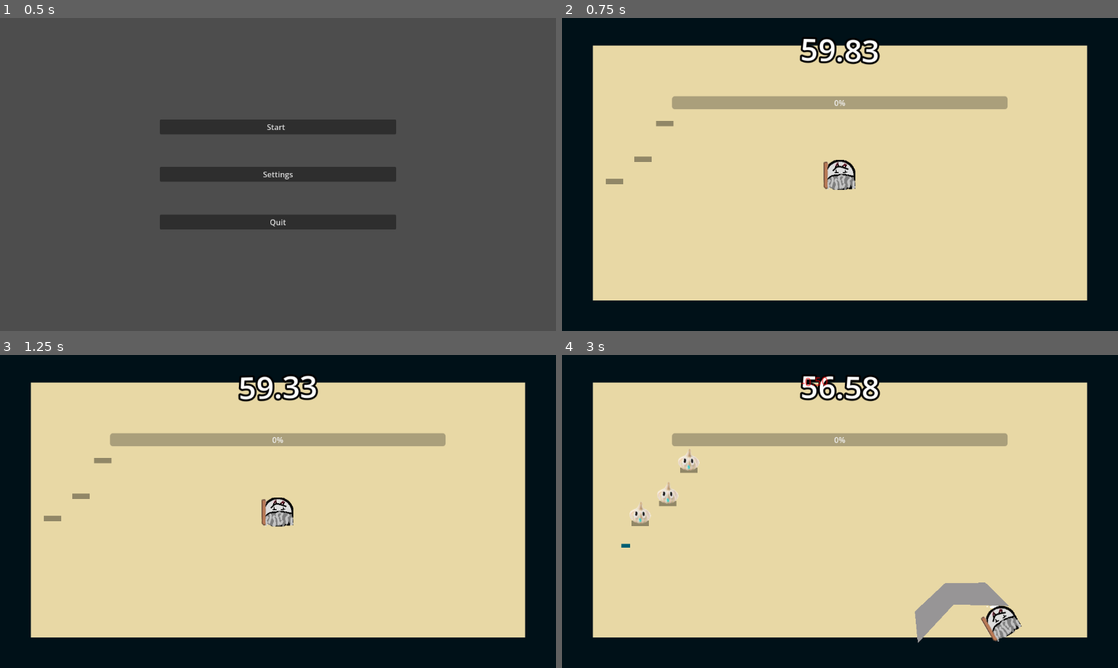
Above: before the commit, frames 1-4 (two rows, left to right).
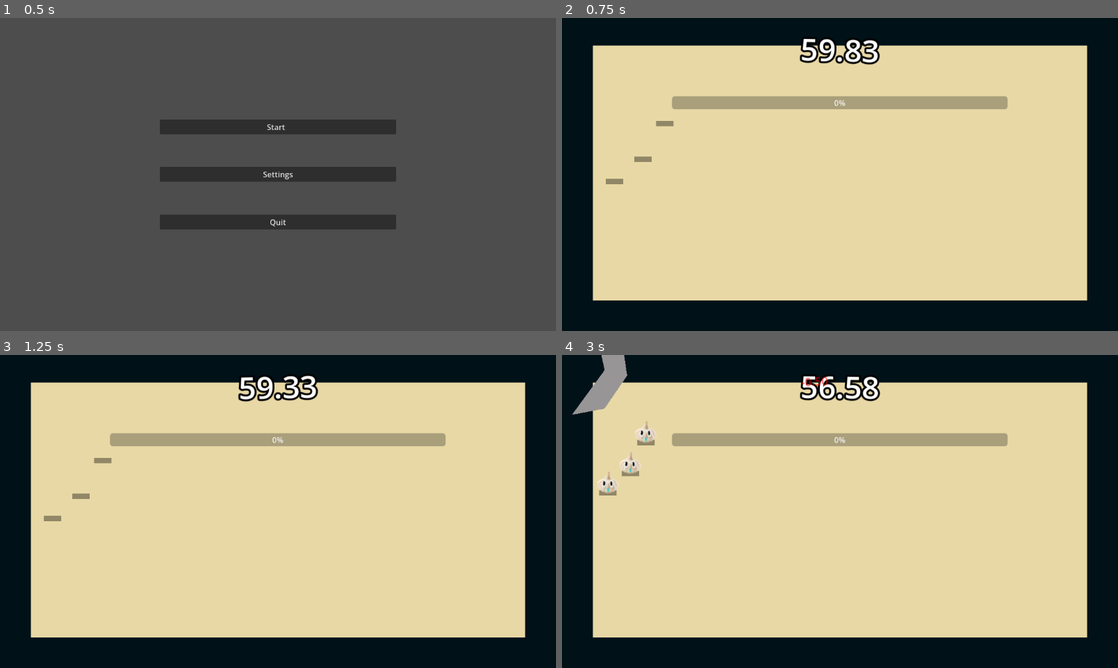
Above: after the commit, the same moments.

Repository: Av1zi/GMTK26
Game: Godot game, scene res://Scenes/main_menu.tscn
Two runs of this game, one before a commit and one after it. Both use one fixed random seed, a clock stepped at 60 frames per second and the inputs below. Sound files missing from this copy of the repository are replaced by a short silence.
Inputs (mouse positions are in pixels of both pictures, inside the frame that each line leads up to):
- Up to frame 1 (0.5 s): no input
- Up to frame 2 (0.75 s): click "Start" at 0.5 s
- Up to frame 3 (1.25 s): no input
- Up to frame 4 (3 s): move the mouse to (962, 495) at 1.27 s; hold D (move_right) 1.28-2.03 s; hold Right mouse button (melee) 1.28-2.03 s; click (962, 495) at 1.55 s; move the mouse to (728, 527) at 2.02 s; hold S (move_down) 2.03-2.78 s; click (728, 527) at 2.1 s; right-click (728, 527) at 2.3 s; move the mouse to (895, 442) at 2.77 s; hold D (move_right) from 2.78 s (still down); hold Right mouse button (melee) from 2.78 s (still down)

Frame 1 is identical in both runs. In frame 2, 0.5% of the frame differs, in the area x 47-53%, y 45-55%; in frame 3, 0.5%; in frame 4, 3.6%, in the area x 1-83%, y 0-92%.
Error after the commit: Attempt to call function 'setup' in base 'null instance' on a null instance. (res://Scripts/game.gd:21)

Commit message:
level up ui not functional yet

Diff:
--- /dev/null
+++ b/new-game-project/Scenes/LevelUpUI.gd
@@ -0,0 +1,59 @@
+# LevelUpUI.gd
+extends CanvasLayer
+
+@onready var option_a: Button = $Control/Panel/VBoxContainer/HSplitContainer/OptionA
+@onready var option_b: Button = $Control/Panel/VBoxContainer/HSplitContainer/OptionB
+@onready var skip_button: Button = $Control/Panel/VBoxContainer/SkipButton
+@onready var desc_a: Label = $Control/Panel/VBoxContainer/HSplitContainer2/DescA
+@onready var desc_b: Label = $Control/Panel/VBoxContainer/HSplitContainer2/DescB
+@export var upgrade_pool: Node
+
+var player: CharacterBody2D
+var current_choices: Array = []
+var pending_levelups: int = 0
+
+func _ready():
+	process_mode = Node.PROCESS_MODE_ALWAYS
+	hide()
+	option_a.pressed.connect(_on_choice.bind(0))
+	option_b.pressed.connect(_on_choice.bind(1))
+	skip_button.pressed.connect(_on_skip)
+
+func setup(p: CharacterBody2D):
+	player = p
+	player.leveled_up.connect(_on_leveled_up)
+
+func _on_leveled_up(_new_level: int):
+	pending_levelups += 1
+	if not visible:
+		show_next_choice()
+
+func show_next_choice():
+	var pool = upgrade_pool.get_pool()
+	pool.shuffle()
+	current_choices = [pool[0], pool[1]]
+
+	option_a.text = current_choices[0]["name"]
+	desc_a.text = current_choices[0]["desc"] + "\n(+%.2fs/shot cost)" % current_choices[0]["time_cost"]
+	option_b.text = current_choices[1]["name"]
+	desc_b.text = current_choices[1]["desc"] + "\n(+%.2fs/shot cost)" % current_choices[1]["time_cost"]
+
+	get_tree().paused = true
+	show()
+
+func _on_choice(index: int):
+	var choice = current_choices[index]
+	choice["apply"].call(player)
+	player.shot_timer_reduction -= choice["time_cost"]  # more negative = costs more
+	_close_and_advance()
+
+func _on_skip():
+	_close_and_advance()
+
+func _close_and_advance():
+	pending_levelups -= 1
+	if pending_levelups > 0:
+		show_next_choice()  # handle rapid double level-ups
+	else:
+		get_tree().paused = false
+		hide()
--- a/new-game-project/Scenes/game.tscn
+++ b/new-game-project/Scenes/game.tscn
@@ -1,10 +1,12 @@
 [gd_scene format=3 uid="uid://bduw5gb057ino"]
 
-[ext_resource type="Script" uid="uid://6fsf3wirayay" path="res://Scripts/game.gd" id="1_5vnjt"]
-[ext_resource type="PackedScene" uid="uid://cqpatfifsn3sg" path="res://Scenes/player.tscn" id="2_n47hv"]
-[ext_resource type="PackedScene" uid="uid://iqdtrxlra3lw" path="res://Scenes/game_timer.tscn" id="3_lnu2h"]
-[ext_resource type="Script" uid="uid://i6445kxw4vvt" path="res://Scripts/button.gd" id="4_lbhrr"]
-[ext_resource type="Script" uid="uid://khjp5ujfv3fh" path="res://Scenes/xp_bar.gd" id="4_wowpa"]
+[ext_resource type="Script" uid="uid://6fsf3wirayay" path="res://scripts/game.gd" id="1_5vnjt"]
+[ext_resource type="PackedScene" uid="uid://cqpatfifsn3sg" path="res://scenes/player.tscn" id="2_n47hv"]
+[ext_resource type="PackedScene" uid="uid://iqdtrxlra3lw" path="res://scenes/game_timer.tscn" id="3_lnu2h"]
+[ext_resource type="Script" uid="uid://i6445kxw4vvt" path="res://scripts/button.gd" id="4_lbhrr"]
+[ext_resource type="Script" uid="uid://khjp5ujfv3fh" path="res://scenes/xp_bar.gd" id="4_wowpa"]
+[ext_resource type="Script" uid="uid://cmmnukdk4yffy" path="res://scenes/LevelUpUI.gd" id="6_u5sy4"]
+[ext_resource type="Script" uid="uid://behrtqn3jlawx" path="res://scripts/UpgradePool.gd" id="7_gee14"]
 
 [sub_resource type="RectangleShape2D" id="RectangleShape2D_7nvpe"]
 size = Vector2(1024, 55.3125)
@@ -152,6 +154,84 @@
 text = "Menu"
 script = ExtResource("4_lbhrr")
 
+[node name="Upgrade pool" type="Node" parent="." unique_id=32721165]
+script = ExtResource("7_gee14")
+
+[node name="Level up ui" type="CanvasLayer" parent="." unique_id=1964463532 node_paths=PackedStringArray("upgrade_pool")]
+script = ExtResource("6_u5sy4")
+upgrade_pool = NodePath("../Upgrade pool")
+
+[node name="Control" type="Control" parent="Level up ui" unique_id=2108172506]
+layout_mode = 3
+anchors_preset = 15
+anchor_right = 1.0
+anchor_bottom = 1.0
+grow_horizontal = 2
+grow_vertical = 2
+
+[node name="Panel" type="Panel" parent="Level up ui/Control" unique_id=797198885]
+layout_mode = 1
+anchors_preset = 8
+anchor_left = 0.5
+anchor_top = 0.5
+anchor_right = 0.5
+anchor_bottom = 0.5
+offset_left = -314.0
+offset_top = -215.0
+offset_right = 314.0
+offset_bottom = 215.0
+grow_horizontal = 2
+grow_vertical = 2
+
+[node name="VBoxContainer" type="VBoxContainer" parent="Level up ui/Control/Panel" unique_id=174928625]
+layout_mode = 1
+anchors_preset = 15
+anchor_right = 1.0
+anchor_bottom = 1.0
+offset_left = 28.0
+offset_top = 53.0
+offset_right = -28.0
+offset_bottom = -62.0
+grow_horizontal = 2
+grow_vertical = 2
+theme_override_constants/separation = 21
+alignment = 1
+
+[node name="HSplitContainer2" type="HSplitContainer" parent="Level up ui/Control/Panel/VBoxContainer" unique_id=889043212]
+layout_mode = 2
+size_flags_vertical = 3
+
+[node name="DescA" type="Label" parent="Level up ui/Control/Panel/VBoxContainer/HSplitContainer2" unique_id=1365851295]
+layout_mode = 2
+size_flags_horizontal = 3
+size_flags_vertical = 1
+horizontal_alignment = 1
+vertical_alignment = 1
+
+[node name="DescB" type="Label" parent="Level up ui/Control/Panel/VBoxContainer/HSplitContainer2" unique_id=976748854]
+layout_mode = 2
+size_flags_horizontal = 3
+size_flags_vertical = 1
+
+[node name="HSplitContainer" type="HSplitContainer" parent="Level up ui/Control/Panel/VBoxContainer" unique_id=219283558]
+layout_mode = 2
+
+[node name="OptionA" type="Button" parent="Level up ui/Control/Panel/VBoxContainer/HSplitContainer" unique_id=911658353]
+custom_maximum_size = Vector2(-1, 50)
+layout_mode = 2
+size_flags_horizontal = 3
+text = "PICK"
+
+[node name="OptionB" type="Button" parent="Level up ui/Control/Panel/VBoxContainer/HSplitContainer" unique_id=1871675037]
+custom_maximum_size = Vector2(-1, 50)
+layout_mode = 2
+size_flags_horizontal = 3
+text = "PICK "
+
+[node name="SkipButton" type="Button" parent="Level up ui/Control/Panel/VBoxContainer" unique_id=2042738032]
+layout_mode = 2
+text = "SKIP"
+
 [connection signal="leveled_up" from="Player" to="." method="_on_player_leveled_up"]
 [connection signal="xp_changed" from="Player" to="." method="_on_player_xp_changed"]
 [connection signal="time_expired" from="UILayer/HUD/Game timer" to="." method="_on_game_timer_time_expired"]
--- /dev/null
+++ b/new-game-project/Scripts/UpgradePool.gd
@@ -0,0 +1,39 @@
+# UpgradePool.gd (regular script, not a node — just static data + logic)
+extends Node
+
+# time_cost = how much MORE negative shot_timer_reduction becomes
+# e.g. 0.05 means shots drain 0.05 more time each
+
+static func get_pool() -> Array:
+	return [
+		{
+			"name": "Swift Feet",
+			"desc": "+15% move speed",
+			"time_cost": 0.05,
+			"apply": func(p): p.speed *= 1.15
+		},
+		{
+			"name": "Quick Trigger",
+			"desc": "-20% shot cooldown",
+			"time_cost": 0.08,
+			"apply": func(p): p.shot_cooldown *= 0.8  # see note below
+		},
+		{
+			"name": "Reach",
+			"desc": "+25% melee range",
+			"time_cost": 0.05,
+			"apply": func(p): p.melee_range *= 1.25
+		},
+		{
+			"name": "Steel Nerves",
+			"desc": "+0.3s invincibility on hit",
+			"time_cost": 0.1,
+			"apply": func(p): p.iframe_duration += 0.3
+		},
+		{
+			"name": "Heavy Rounds",
+			"desc": "Bullets deal more damage",
+			"time_cost": 0.1,
+			"apply": func(p): p.bullet_damage += 1  # add this var to player/bullet
+		},
+	]
--- a/new-game-project/Scripts/game.gd
+++ b/new-game-project/Scripts/game.gd
@@ -15,8 +15,10 @@
 @onready var rand = RandomNumberGenerator.new()
 @onready var xp_bar: ProgressBar = $UILayer/HUD/XPBar
 @onready var level_label: Label = $UILayer/HUD/XPBar/LevelLabel
+@onready var level_up_ui = $LevelUpUI
 
 func _ready():
+	level_up_ui.setup(player)
 	var screen_size = get_viewport_rect().size
 	start_pos = Vector2(screen_size.x/2, screen_size.y/2)
 	player.setup(start_pos)
--- a/new-game-project/Scripts/player.gd
+++ b/new-game-project/Scripts/player.gd
@@ -9,6 +9,8 @@
 @export var base_xp_to_level: int = 100
 @export var xp_growth_rate: float = 1.25  # each level needs 25% more XP than the last
 @export var shot_timer_reduction = -0.5
+@export var shot_cooldown: float = 0.5
+@export var melee_cooldown: float = 1.2
 var screen_size
 var lr: bool = true
 var aim_pos: Vector2 = Vector2(0, 0)
@@ -70,13 +72,13 @@
 	if Input.is_action_pressed("shot") and not is_shot_cd:
 		shoot()
 		is_shot_cd = true
-		shot_timer.start(0.2)
+		shot_timer.start(shot_cooldown)
 
 	# Melee input — NEW
 	if Input.is_action_pressed("melee") and not is_melee_cd:
 		melee()
 		is_melee_cd = true
-		melee_timer.start(0.4) # Slash cooldown, feel free to tune
+		melee_timer.start(melee_cooldown) # Slash cooldown, feel free to tune
 
 	if velocity.length() > 0:
 		velocity = velocity.normalized() * speed
Not shown, added: new-game-project/Scenes/LevelUpUI.gd.uid
Not shown, added: new-game-project/Scripts/UpgradePool.gd.uid
